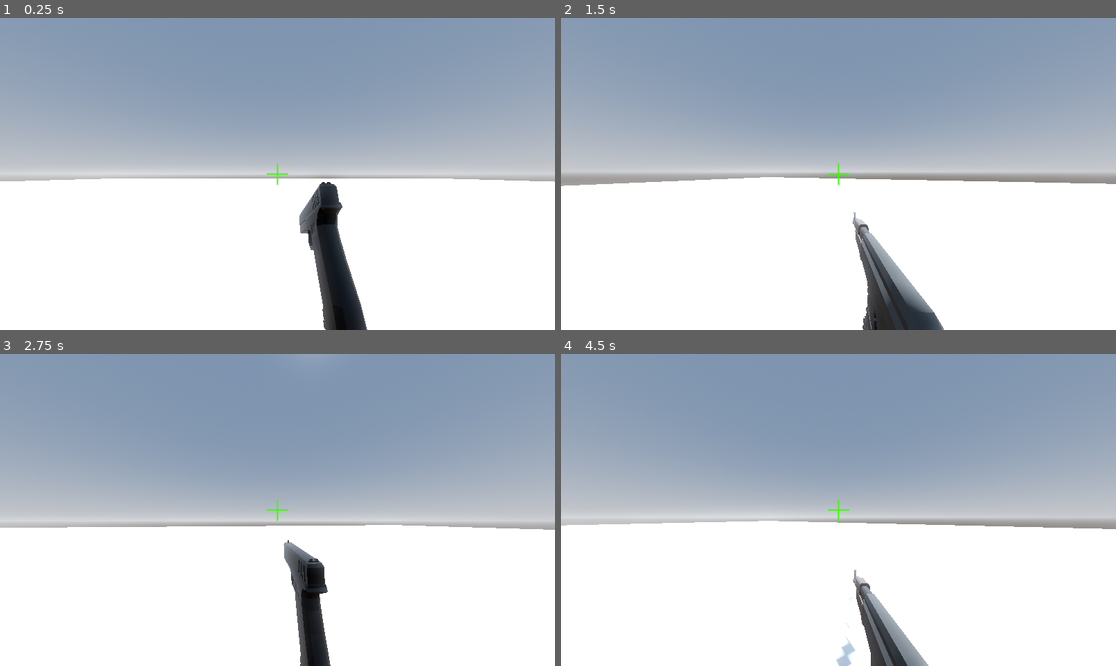
Above: before the commit, frames 1-4 (two rows, left to right).
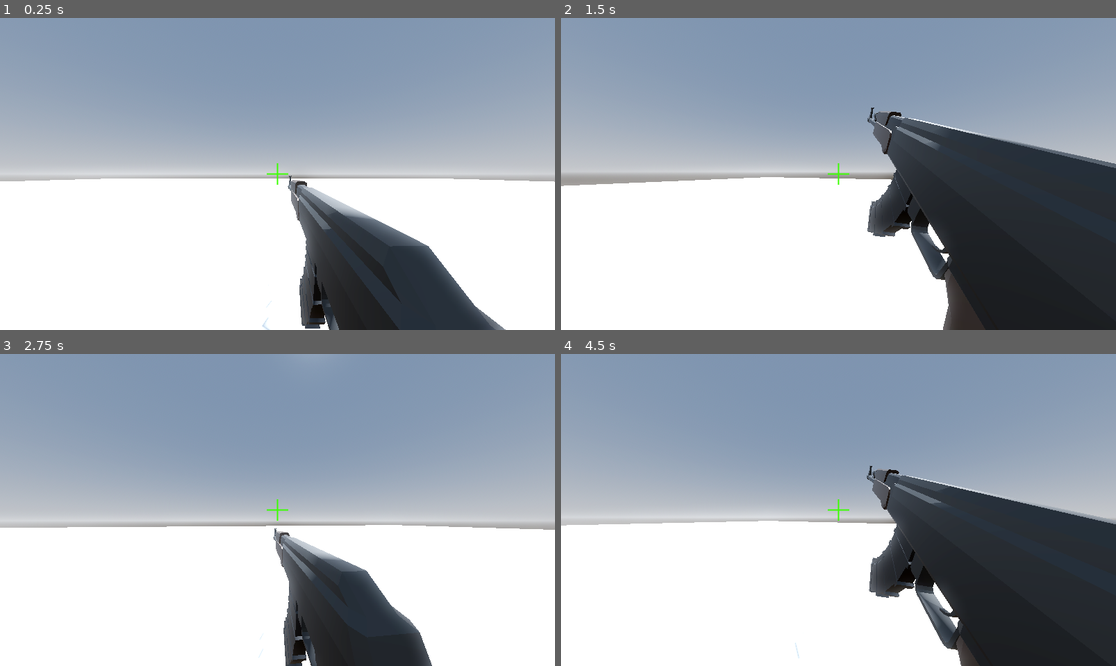
Above: after the commit, the same moments.

Repository: vickyfunk/NotQuiteWonderland
Game: Godot game, scene res://testscene.tscn
Two runs of this game, one before a commit and one after it. Both use one fixed random seed, a clock stepped at 60 frames per second and the inputs below.
Inputs (mouse positions are in pixels of both pictures, inside the frame that each line leads up to):
- Up to frame 1 (0.25 s): no input
- Up to frame 2 (1.5 s): move the mouse to (866, 174) at 0.52 s; hold 2 (next_weapon) 0.53-1.28 s; hold W (forward) from 0.53 s (still down); tap Space (jump) at 0.77 s; move the mouse to (810, 174) at 1.27 s; tap 1 (prev_weapon) at 1.35 s
- Up to frame 3 (2.75 s): keep holding W (forward); tap Space (jump) at 1.52 s; move the mouse to (288, 503) at 2.02 s; press the mouse at (288, 503) at 2.03 s
- Up to frame 4 (4.5 s): keep holding W (forward); move the mouse to (832, 516) at 2.77 s; release the mouse at (832, 516) at 2.78 s; tap Shift (sprint) at 2.85 s; tap Space (jump) at 3.02, 3.77 s; move the mouse to (877, 513) at 3.52 s; hold 2 (next_weapon) 3.53-4.28 s; move the mouse to (794, 506) at 4.27 s; tap 1 (prev_weapon) at 4.35 s

The runs differ from the first frame. In frame 1, 8.9% of the frame differs, in the area x 47-92%, y 50-100%; in frame 2, 26%, in the area x 52-100%, y 28-100%; in frame 3, 6.5%; in frame 4, 23%.

Commit message:
animations fixed

Diff:
--- a/Scripts/WeaponResource.gd
+++ b/Scripts/WeaponResource.gd
@@ -8,7 +8,7 @@
 @export var Reload_Anim: String
 @export var Draw_Anim: String
 @export var Holster_Anim: String
-@export var Out_Of_Ammo_Anim: String
+@export var Empty_Anim: String
 
 @export var Current_Ammo: int #ammo currently in magazine
 @export var Reserve_Ammo: int #ammo in reserve
--- a/player.tscn
+++ b/player.tscn
@@ -22,32 +22,65 @@
 tracks/0/path = NodePath("Glock")
 tracks/0/interp = 1
 tracks/0/loop_wrap = true
-tracks/0/keys = PackedFloat32Array(0, 1, 0.2, -0.45, -0.3, 0.2, 1, 0.07, -0.1, -0.3)
-tracks/1/type = "rotation_3d"
-tracks/1/imported = false
-tracks/1/enabled = true
-tracks/1/path = NodePath("Glock")
-tracks/1/interp = 1
-tracks/1/loop_wrap = true
-tracks/1/keys = PackedFloat32Array(0, 1, -0.183, -0.183, -0.683, 0.683, 0.2, 1, -0.183, -0.183, -0.683, 0.683, 0.4, 1, 0, 0, -0.707, 0.707)
+tracks/0/keys = PackedFloat32Array(0, 1, 0.2, -0.45, -0.3, 0.2, 1, 0.07, -0.195, -0.3, 0.4, 1, 0.07, -0.1, -0.3)
+tracks/1/type = "value"
+tracks/1/imported = false
+tracks/1/enabled = true
+tracks/1/path = NodePath("Glock:quaternion")
+tracks/1/interp = 1
+tracks/1/loop_wrap = true
+tracks/1/keys = {
+"times": PackedFloat32Array(0, 0.2, 0.4),
+"transitions": PackedFloat32Array(1, 1, 1),
+"update": 0,
+"values": [Quaternion(-0.183, -0.183, -0.683, 0.683), Quaternion(-0.183, -0.183, -0.683, 0.683), Quaternion(0, 0, -0.707, 0.707)]
+}
+
+[sub_resource type="Animation" id="Animation_1flt6"]
+resource_name = "GlockEmpty"
+length = 0.001
+tracks/0/type = "position_3d"
+tracks/0/imported = false
+tracks/0/enabled = true
+tracks/0/path = NodePath("Glock")
+tracks/0/interp = 1
+tracks/0/loop_wrap = true
+tracks/0/keys = PackedFloat32Array(0, 1, 0.07, -0.19, -0.3)
+tracks/1/type = "value"
+tracks/1/imported = false
+tracks/1/enabled = true
+tracks/1/path = NodePath("Glock:quaternion")
+tracks/1/interp = 1
+tracks/1/loop_wrap = true
+tracks/1/keys = {
+"times": PackedFloat32Array(0),
+"transitions": PackedFloat32Array(1),
+"update": 0,
+"values": [Quaternion(-0.373111, -0.283325, -0.653442, 0.594583)]
+}
 
 [sub_resource type="Animation" id="Animation_iog7m"]
 resource_name = "GlockHolster"
-length = 0.4
-tracks/0/type = "position_3d"
-tracks/0/imported = false
-tracks/0/enabled = true
-tracks/0/path = NodePath("Glock")
-tracks/0/interp = 1
-tracks/0/loop_wrap = true
-tracks/0/keys = PackedFloat32Array(0.1, 1, 0.07, -0.1, -0.3, 0.4, 1, 0.2, -0.45, -0.3)
-tracks/1/type = "rotation_3d"
-tracks/1/imported = false
-tracks/1/enabled = true
-tracks/1/path = NodePath("Glock")
-tracks/1/interp = 1
-tracks/1/loop_wrap = true
-tracks/1/keys = PackedFloat32Array(0, 1, 0, 0, -0.707, 0.707, 0.1, 1, -0.183, -0.183, -0.683, 0.683, 0.4, 1, -0.183, -0.183, -0.683, 0.683)
+length = 0.5
+tracks/0/type = "position_3d"
+tracks/0/imported = false
+tracks/0/enabled = true
+tracks/0/path = NodePath("Glock")
+tracks/0/interp = 1
+tracks/0/loop_wrap = true
+tracks/0/keys = PackedFloat32Array(0.1, 1, 0.07, -0.1, -0.3, 0.5, 1, 0.2, -0.45, -0.3)
+tracks/1/type = "value"
+tracks/1/imported = false
+tracks/1/enabled = true
+tracks/1/path = NodePath("Glock:quaternion")
+tracks/1/interp = 1
+tracks/1/loop_wrap = true
+tracks/1/keys = {
+"times": PackedFloat32Array(0, 0.1, 0.5),
+"transitions": PackedFloat32Array(1, 1, 1),
+"update": 0,
+"values": [Quaternion(0, 0, -0.707, 0.707), Quaternion(-0.183, -0.183, -0.683, 0.683), Quaternion(-0.183, -0.183, -0.683, 0.683)]
+}
 
 [sub_resource type="Animation" id="Animation_mf1yt"]
 resource_name = "GlockIdle"
@@ -59,13 +92,41 @@
 tracks/0/interp = 1
 tracks/0/loop_wrap = true
 tracks/0/keys = PackedFloat32Array(0, 1, 0.07, -0.1, -0.3)
-tracks/1/type = "rotation_3d"
-tracks/1/imported = false
-tracks/1/enabled = true
-tracks/1/path = NodePath("Glock")
-tracks/1/interp = 1
-tracks/1/loop_wrap = true
-tracks/1/keys = PackedFloat32Array(0, 1, 0, 0, -0.707, 0.707)
+tracks/1/type = "value"
+tracks/1/imported = false
+tracks/1/enabled = true
+tracks/1/path = NodePath("Glock:quaternion")
+tracks/1/interp = 1
+tracks/1/loop_wrap = true
+tracks/1/keys = {
+"times": PackedFloat32Array(0),
+"transitions": PackedFloat32Array(1),
+"update": 0,
+"values": [Quaternion(0, 0, -0.707, 0.707)]
+}
+
+[sub_resource type="Animation" id="Animation_f50ep"]
+resource_name = "GlockReload"
+length = 1.5
+tracks/0/type = "position_3d"
+tracks/0/imported = false
+tracks/0/enabled = true
+tracks/0/path = NodePath("Glock")
+tracks/0/interp = 1
+tracks/0/loop_wrap = true
+tracks/0/keys = PackedFloat32Array(0, 1, 0.07, -0.1, -0.3, 0.3, 1, 0.18, -0.075, -0.3, 0.6, 1, 0.18, -0.525, -0.3, 0.9, 1, 0.07, -0.23, -0.3, 1.2, 1, 0.07, -0.28, -0.3, 1.5, 1, 0.07, -0.1, -0.3)
+tracks/1/type = "value"
+tracks/1/imported = false
+tracks/1/enabled = true
+tracks/1/path = NodePath("Glock:quaternion")
+tracks/1/interp = 1
+tracks/1/loop_wrap = true
+tracks/1/keys = {
+"times": PackedFloat32Array(0, 1.5),
+"transitions": PackedFloat32Array(1, 1),
+"update": 0,
+"values": [Quaternion(0, 0, -0.707, 0.707), Quaternion(0, 0, -0.707, 0.707)]
+}
 
 [sub_resource type="Animation" id="Animation_kfa5f"]
 resource_name = "GlockShoot"
@@ -77,13 +138,18 @@
 tracks/0/interp = 1
 tracks/0/loop_wrap = true
 tracks/0/keys = PackedFloat32Array(0, 1, 0.07, -0.1, -0.28, 0.1, 1, 0.07, -0.1, -0.3)
-tracks/1/type = "rotation_3d"
-tracks/1/imported = false
-tracks/1/enabled = true
-tracks/1/path = NodePath("Glock")
-tracks/1/interp = 1
-tracks/1/loop_wrap = true
-tracks/1/keys = PackedFloat32Array(0, 1, 0.012, 0.012, -0.707, 0.707, 0.1, 1, 0, 0, -0.707, 0.707)
+tracks/1/type = "value"
+tracks/1/imported = false
+tracks/1/enabled = true
+tracks/1/path = NodePath("Glock:quaternion")
+tracks/1/interp = 1
+tracks/1/loop_wrap = true
+tracks/1/keys = {
+"times": PackedFloat32Array(0, 0.1),
+"transitions": PackedFloat32Array(1, 1),
+"update": 0,
+"values": [Quaternion(0.012, 0.012, -0.707, 0.707), Quaternion(0, 0, -0.707, 0.707)]
+}
 
 [sub_resource type="Animation" id="Animation_r7elo"]
 length = 0.001
@@ -101,42 +167,41 @@
 tracks/1/interp = 1
 tracks/1/loop_wrap = true
 tracks/1/keys = PackedFloat32Array(0, 1, 0, 0, -0.707, 0.707)
+tracks/2/type = "value"
+tracks/2/imported = false
+tracks/2/enabled = true
+tracks/2/path = NodePath("Glock:quaternion")
+tracks/2/interp = 1
+tracks/2/loop_wrap = true
+tracks/2/keys = {
+"times": PackedFloat32Array(0),
+"transitions": PackedFloat32Array(1),
+"update": 0,
+"values": [Quaternion(-0.373111, -0.283325, -0.653442, 0.594583)]
+}
 
 [sub_resource type="Animation" id="Animation_pujt7"]
 resource_name = "TantalDraw"
-length = 0.5
-tracks/0/type = "position_3d"
-tracks/0/imported = false
-tracks/0/enabled = true
-tracks/0/path = NodePath("Tantal")
-tracks/0/interp = 1
-tracks/0/loop_wrap = true
-tracks/0/keys = PackedFloat32Array(0, 1, 0.2, -1.69, -0.3, 0.5, 1, 0.2, -0.6, -0.2)
-tracks/1/type = "rotation_3d"
-tracks/1/imported = false
-tracks/1/enabled = true
-tracks/1/path = NodePath("Tantal")
-tracks/1/interp = 1
-tracks/1/loop_wrap = true
-tracks/1/keys = PackedFloat32Array(0, 1, -0.331, 0.625, -0.341, 0.619, 0.5, 1, 0, 0.707, 0, 0.707)
-
-[sub_resource type="Animation" id="Animation_axb4e"]
-resource_name = "TantalHolster"
-length = 0.5
-tracks/0/type = "position_3d"
-tracks/0/imported = false
-tracks/0/enabled = true
-tracks/0/path = NodePath("Tantal")
-tracks/0/interp = 1
-tracks/0/loop_wrap = true
-tracks/0/keys = PackedFloat32Array(0, 1, 0.2, -0.6, -0.2, 0.5, 1, 0.2, -1.69, -0.3)
-tracks/1/type = "rotation_3d"
-tracks/1/imported = false
-tracks/1/enabled = true
-tracks/1/path = NodePath("Tantal")
-tracks/1/interp = 1
-tracks/1/loop_wrap = true
-tracks/1/keys = PackedFloat32Array(0, 1, 0, 0.707, 0, 0.707, 0.5, 1, -0.331, 0.625, -0.341, 0.619)
+length = 0.7
+tracks/0/type = "position_3d"
+tracks/0/imported = false
+tracks/0/enabled = true
+tracks/0/path = NodePath("Tantal")
+tracks/0/interp = 1
+tracks/0/loop_wrap = true
+tracks/0/keys = PackedFloat32Array(0, 1, 0.2, -1.69, -0.3, 0.4, 1, 0.2, -0.6, -1, 0.7, 1, 0.2, -0.6, -0.2)
+tracks/1/type = "value"
+tracks/1/imported = false
+tracks/1/enabled = true
+tracks/1/path = NodePath("Tantal:quaternion")
+tracks/1/interp = 1
+tracks/1/loop_wrap = true
+tracks/1/keys = {
+"times": PackedFloat32Array(0, 0.4, 0.7),
+"transitions": PackedFloat32Array(1, 1, 1),
+"update": 0,
+"values": [Quaternion(-0.331, 0.625, -0.341, 0.619), Quaternion(0.314171, 0.66136, 0.150082, 0.664361), Quaternion(0, 0.707, 0, 0.707)]
+}
 
 [sub_resource type="Animation" id="Animation_6fa4e"]
 resource_name = "TantalIdle"
@@ -147,44 +212,126 @@
 tracks/0/path = NodePath("Tantal")
 tracks/0/interp = 1
 tracks/0/loop_wrap = true
-tracks/0/keys = PackedFloat32Array(0, 1, 0.2, -0.6, -0.2)
-tracks/1/type = "rotation_3d"
-tracks/1/imported = false
-tracks/1/enabled = true
-tracks/1/path = NodePath("Tantal")
-tracks/1/interp = 1
-tracks/1/loop_wrap = true
-tracks/1/keys = PackedFloat32Array(0, 1, 0, 0.707, 0, 0.707)
+tracks/0/keys = PackedFloat32Array(0, 1, 0.2, -0.6, -0.3)
+tracks/1/type = "value"
+tracks/1/imported = false
+tracks/1/enabled = true
+tracks/1/path = NodePath("Tantal:quaternion")
+tracks/1/interp = 1
+tracks/1/loop_wrap = true
+tracks/1/keys = {
+"times": PackedFloat32Array(0),
+"transitions": PackedFloat32Array(1),
+"update": 0,
+"values": [Quaternion(0, 0.707, 0, 0.707)]
+}
 
 [sub_resource type="Animation" id="Animation_gj0oj"]
 resource_name = "TantalShoot"
 length = 0.1
-loop_mode = 1
-tracks/0/type = "position_3d"
-tracks/0/imported = false
-tracks/0/enabled = true
-tracks/0/path = NodePath("Tantal")
-tracks/0/interp = 1
-tracks/0/loop_wrap = true
-tracks/0/keys = PackedFloat32Array(0, 1, 0.2, -0.6, -0.17, 0.1, 1, 0.2, -0.6, -0.2)
-tracks/1/type = "rotation_3d"
-tracks/1/imported = false
-tracks/1/enabled = true
-tracks/1/path = NodePath("Tantal")
-tracks/1/interp = 1
-tracks/1/loop_wrap = true
-tracks/1/keys = PackedFloat32Array(0, 1, 0.012, 0.707, 0.012, 0.707, 0.1, 1, 0, 0.707, 0, 0.707)
+tracks/0/type = "position_3d"
+tracks/0/imported = false
+tracks/0/enabled = true
+tracks/0/path = NodePath("Tantal")
+tracks/0/interp = 1
+tracks/0/loop_wrap = true
+tracks/0/keys = PackedFloat32Array(0, 1, 0.2, -0.6, -0.24, 0.1, 1, 0.2, -0.6, -0.3)
+tracks/1/type = "value"
+tracks/1/imported = false
+tracks/1/enabled = true
+tracks/1/path = NodePath("Tantal:quaternion")
+tracks/1/interp = 1
+tracks/1/loop_wrap = true
+tracks/1/keys = {
+"times": PackedFloat32Array(0, 0.1),
+"transitions": PackedFloat32Array(1, 1.8025),
+"update": 0,
+"values": [Quaternion(0.005, 0.707, 0.012, 0.707), Quaternion(0, 0.707, 0, 0.707)]
+}
+
+[sub_resource type="Animation" id="Animation_yg2vd"]
+resource_name = "TantalHolster"
+length = 0.8
+tracks/0/type = "position_3d"
+tracks/0/imported = false
+tracks/0/enabled = true
+tracks/0/path = NodePath("Tantal")
+tracks/0/interp = 1
+tracks/0/loop_wrap = true
+tracks/0/keys = PackedFloat32Array(0, 1, 0.2, -0.6, -0.3, 0.5, 1, 0.555, -0.165, -0.195, 0.8, 1, 0.755, 0.425, 1.57)
+tracks/1/type = "value"
+tracks/1/imported = false
+tracks/1/enabled = true
+tracks/1/path = NodePath("Tantal:quaternion")
+tracks/1/interp = 1
+tracks/1/loop_wrap = true
+tracks/1/keys = {
+"times": PackedFloat32Array(0, 0.2, 0.6, 0.8),
+"transitions": PackedFloat32Array(1, 1, 1, 1),
+"update": 0,
+"values": [Quaternion(0, 0.707, 0, 0.707), Quaternion(0.314171, 0.66136, 0.150082, 0.664361), Quaternion(0.651232, 0.257326, 0.670036, 0.246439), Quaternion(0.407805, 0.294691, 0.188523, 0.843393)]
+}
+
+[sub_resource type="Animation" id="Animation_0qkl8"]
+resource_name = "TantalEmpty"
+length = 0.001
+tracks/0/type = "position_3d"
+tracks/0/imported = false
+tracks/0/enabled = true
+tracks/0/path = NodePath("Tantal")
+tracks/0/interp = 1
+tracks/0/loop_wrap = true
+tracks/0/keys = PackedFloat32Array(0, 1, 0.4, -0.625, -0.545)
+tracks/1/type = "value"
+tracks/1/imported = false
+tracks/1/enabled = true
+tracks/1/path = NodePath("Tantal:quaternion")
+tracks/1/interp = 1
+tracks/1/loop_wrap = true
+tracks/1/keys = {
+"times": PackedFloat32Array(0),
+"transitions": PackedFloat32Array(1),
+"update": 0,
+"values": [Quaternion(-0.163939, 0.963643, 0.117956, 0.174935)]
+}
+
+[sub_resource type="Animation" id="Animation_pkjlq"]
+resource_name = "TantalReload"
+length = 2.0
+tracks/0/type = "position_3d"
+tracks/0/imported = false
+tracks/0/enabled = true
+tracks/0/path = NodePath("Tantal")
+tracks/0/interp = 1
+tracks/0/loop_wrap = true
+tracks/0/keys = PackedFloat32Array(0, 1, 0.2, -0.6, -0.6, 0.4, 1, 0.68, -0.6, -0.6, 0.9, 1, 0.53, -1.15, -0.6, 1.3, 1, 0.53, -1.315, -0.785, 1.4, 1, 0.595, -1.11, -0.723, 1.6, 1, 0.53, -1.15, -0.6, 2, 1, 0.2, -0.6, -0.6)
+tracks/1/type = "value"
+tracks/1/imported = false
+tracks/1/enabled = true
+tracks/1/path = NodePath("Tantal:quaternion")
+tracks/1/interp = 1
+tracks/1/loop_wrap = true
+tracks/1/keys = {
+"times": PackedFloat32Array(0, 0.4, 0.9, 1.3, 2),
+"transitions": PackedFloat32Array(1, 1, 1, 1, 1),
+"update": 0,
+"values": [Quaternion(0, 0.707, 0, 0.707), Quaternion(0.384298, 0.652807, 0, 0.652807), Quaternion(0.131575, 0.968614, 0, 0.210893), Quaternion(0.131575, 0.968614, 0, 0.210893), Quaternion(0, 0.707, 0, 0.707)]
+}
 
 [sub_resource type="AnimationLibrary" id="AnimationLibrary_8njrv"]
 _data = {
 "GlockDraw": SubResource("Animation_gjhl0"),
+"GlockEmpty": SubResource("Animation_1flt6"),
 "GlockHolster": SubResource("Animation_iog7m"),
 "GlockIdle": SubResource("Animation_mf1yt"),
+"GlockReload": SubResource("Animation_f50ep"),
 "GlockShoot": SubResource("Animation_kfa5f"),
 "RESET": SubResource("Animation_r7elo"),
 "TantalDraw": SubResource("Animation_pujt7"),
-"TantalHolster": SubResource("Animation_axb4e"),
+"TantalEmpty": SubResource("Animation_0qkl8"),
+"TantalHolster": SubResource("Animation_yg2vd"),
 "TantalIdle": SubResource("Animation_6fa4e"),
+"TantalReload": SubResource("Animation_pkjlq"),
 "TantalShoot": SubResource("Animation_gj0oj")
 }
 
@@ -218,10 +365,13 @@
 sway_right = Vector3(0, 0.1, 0)
 
 [node name="Glock" parent="Head/Camera3D/WeaponManager" instance=ExtResource("4_lmw1r")]
-transform = Transform3D(-2.62268e-08, 0.6, 0, -0.6, -2.62268e-08, 0, 0, 0, 0.6, 0.07, -0.1, -0.3)
+transform = Transform3D(-0.00871124, 0.593084, 0.0904155, -0.339376, -0.0794377, 0.488378, 0.494719, -0.0440508, 0.336618, 0.07, -0.1, -0.3)
+rotation_edit_mode = 1
+visible = false
 
 [node name="Tantal" parent="Head/Camera3D/WeaponManager" instance=ExtResource("5_b88fu")]
-transform = Transform3D(-0.00851355, 0.00504666, 0.599918, -0.501731, 0.328889, -0.00988686, -0.328927, -0.501804, -0.000446571, 0.2, -1.69, -0.3)
+transform = Transform3D(-7.14541e-05, -0.0059396, 0.599971, 0.0144247, 0.599798, 0.00593959, -0.599827, 0.0144247, 7.13825e-05, 0.2, -0.6, -0.24)
+rotation_edit_mode = 1
 
 [node name="AnimationPlayer" type="AnimationPlayer" parent="Head/Camera3D/WeaponManager"]
 libraries = {
--- a/weapon resources/Glock.tres
+++ b/weapon resources/Glock.tres
@@ -7,10 +7,10 @@
 Weapon_Name = "Glock"
 Idle_Anim = "GlockIdle"
 Shoot_Anim = "GlockShoot"
-Reload_Anim = ""
+Reload_Anim = "GlockReload"
 Draw_Anim = "GlockDraw"
 Holster_Anim = "GlockHolster"
-Out_Of_Ammo_Anim = ""
+Empty_Anim = "GlockEmpty"
 Current_Ammo = 0
 Reserve_Ammo = 0
 Magazine = 17
--- a/weapon resources/Tantal.tres
+++ b/weapon resources/Tantal.tres
@@ -7,10 +7,10 @@
 Weapon_Name = "Tantal"
 Idle_Anim = "TantalIdle"
 Shoot_Anim = "TantalShoot"
-Reload_Anim = ""
+Reload_Anim = "TantalReload"
 Draw_Anim = "TantalDraw"
 Holster_Anim = "TantalHolster"
-Out_Of_Ammo_Anim = ""
+Empty_Anim = "TantalEmpty"
 Current_Ammo = 0
 Reserve_Ammo = 0
 Magazine = 30
Not shown: 1 places in player.tscn that only renumber resources
